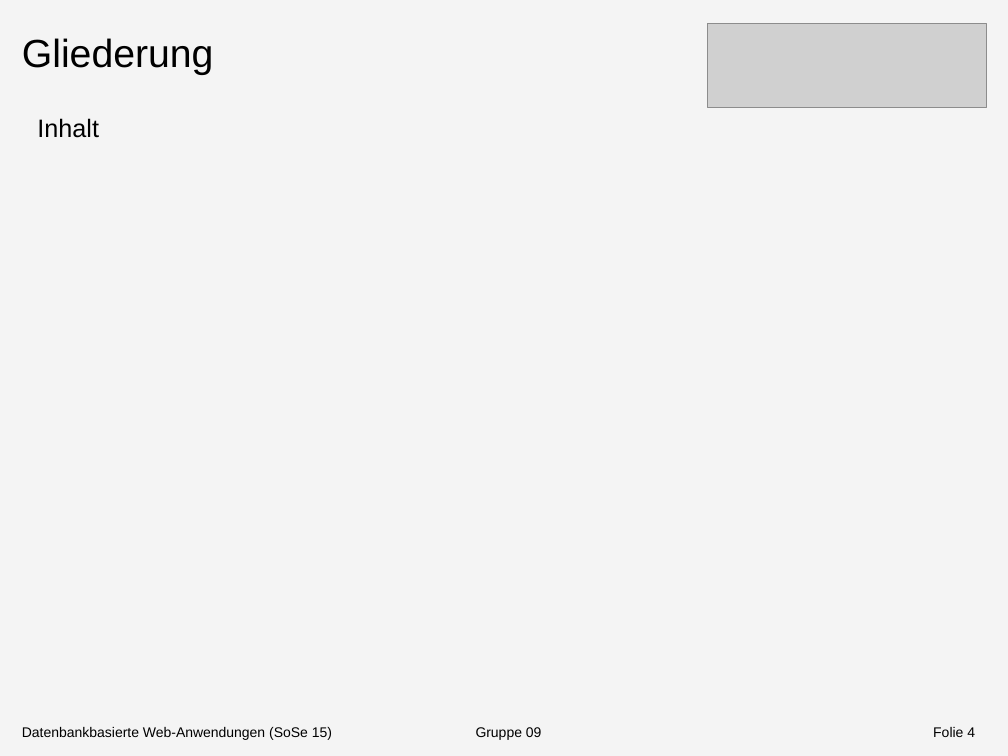
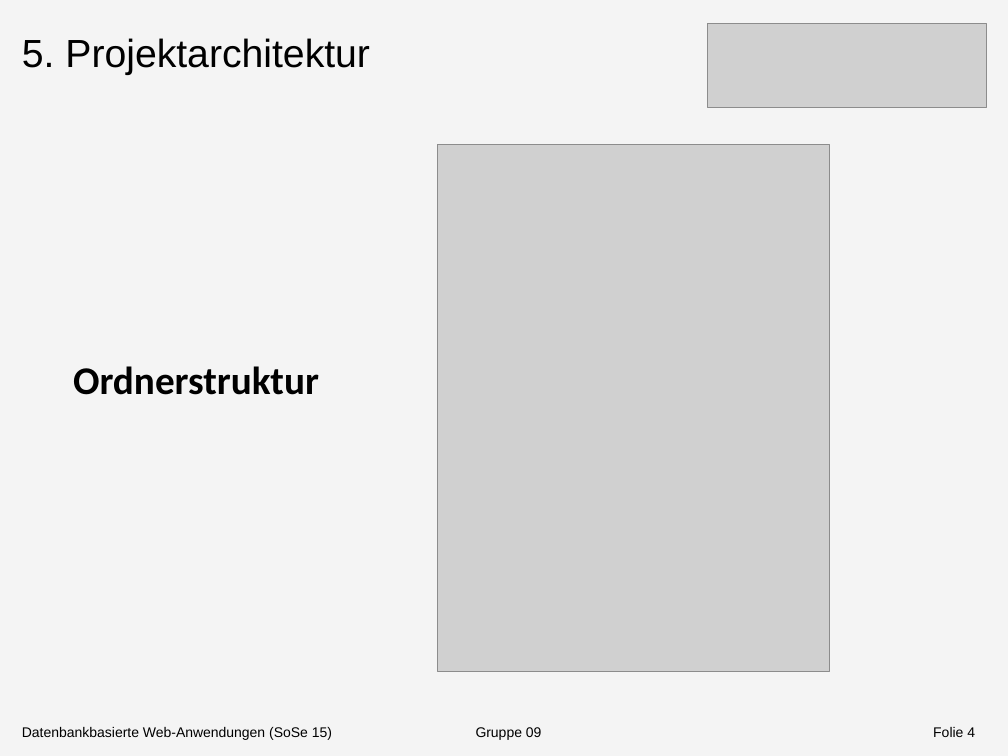
Before and after one commit to Shardic/DatenbankenMI2015, a slide deck: slide 4 of Doku/Dokumentation/Präsentation/Präsentation1.pptx. Drawn at 1008x756 pixels with LibreOffice and Linux fonts; fonts in the diff are those of the drawing; grey boxes stand for pictures. Boxes give left, top, right and bottom in pixels: in the first picture for what was removed or moved away, otherwise in the second. Text is boxed around its words. In the diff, an @@ line names an element or a change of style, - is before the commit and + after.

```diff
--- a/Doku/Dokumentation/Präsentation/Präsentation1.pptx
+++ b/Doku/Dokumentation/Präsentation/Präsentation1.pptx
@@ text at [22,38,370,75]: text changed @@
-Gliederung
+5. Projektarchitektur
@@ text removed at [37,118,99,138] @@
-Inhalt
@@ picture added at [437,144,830,670] @@
@@ text added at [73,366,319,395], 28 pt, text #000000, bold @@
+Ordnerstruktur
```
Also in this commit, not shown: 1 other slide changed.
